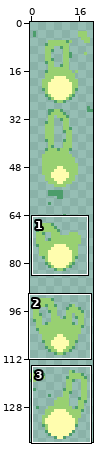
Sprite sheet -- NPCs/Bosses/INest/IEagle/AcidFlame.png. The first picture is a wide view before the edit; the outline marks the close-up.
Close-up. Before:
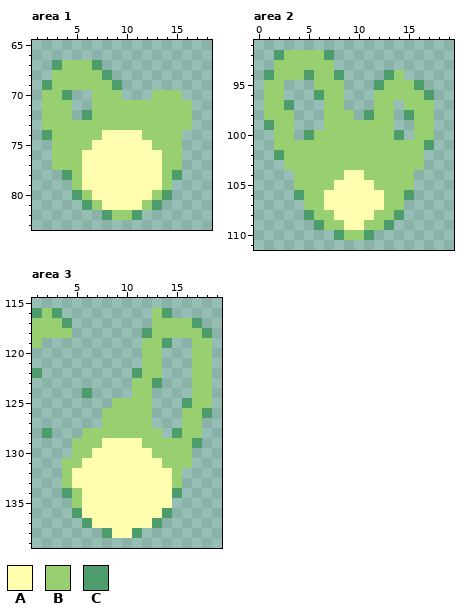
The file is 42x280 pixels, drawn in blocks of 2x2; one block is one cell here. Shown: area 1: x 1..18, y 65..83; area 2: x 0..19, y 91..111; area 3: x 1..19, y 115..139. The commit also changed other parts of the picture, which this record leaves out.
Palette (. is transparent): A #fffdae  B #98d071  C #4c9d6b
And afterwards:
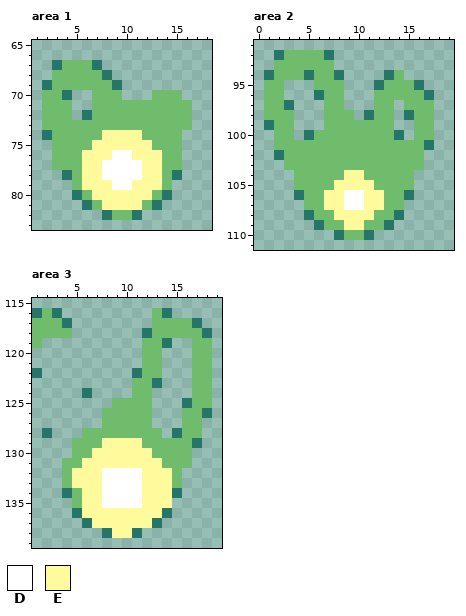
Colours new in this view: D #ffffff  E #fffb9d
From old to new:
@@ palette @@
-B #98d071
+B #70bc6d
-C #4c9d6b
+C #267569
--- area 1
@@ x 4..15 @@
 73 BBBBBBBBBBBB
-74 BBBBAAAABBBB
-75 BBBAAAAAABBB
-76 BBAAAAAAAABB
-77 BBAAAAAAAABB
-78 CBAAAAAAAABC
-79 .BAAAAAAAAB.
-80 .CBAAAAAABC.
-81 ..CBAAAABC..
+74 BBBBEEEEBBBB
+75 BBBEEEEEEBBB
+76 BBEEEDDEEEBB
+77 BBEEDDDDEEBB
+78 CBEEDDDDEEBC
+79 .BEEEDDEEEB.
+80 .CBEEEEEEBC.
+81 ..CBEEEEBC..
 82 ....CBBC....
--- area 2
@@ x 5..14 @@
 103 BBBBBBBBBB
-104 BBBBAABBBB
-105 BBBAAAABBB
-106 BBAAAAAABB
-107 BBAAAAAABB
-108 CBBAAAABBC
-109 .CBBAABBC.
+104 BBBBEEBBBB
+105 BBBEEEEBBB
+106 BBEEDDEEBB
+107 BBEEDDEEBB
+108 CBBEEEEBBC
+109 .CBBEEBBC.
 110 ...CBBC...
--- area 3
@@ x 1..19 @@
 128 .C...BBBBBBBB.CBB..
-129 ....BBBAAAABBBBBC..
-130 ....BBAAAAAABBBB...
-131 ...BBAAAAAAAABBB...
-132 ...BAAAAAAAAAAB....
-133 ...BAAAAAAAAAAB....
-134 ...CBAAAAAAAAAC....
-135 ....BAAAAAAAAA.....
-136 ....CAAAAAAAAC.....
-137 .....CAAAAAAC......
-138 .......CAAC........
+129 ....BBBEEEEBBBBBC..
+130 ....BBEEEEEEBBBB...
+131 ...BBEEEEEEEEBBB...
+132 ...BEEEDDDDEEEB....
+133 ...BEEEDDDDEEEB....
+134 ...CBEEDDDDEEEC....
+135 ....BEEDDDDEEE.....
+136 ....CEEEEEEEEC.....
+137 .....CEEEEEEC......
+138 .......CEEC........
 139 ...................
Changed places in both close-ups, as pixel boxes (x1, y1, x2, y2):
changed: (42, 60, 192, 220)
changed: (264, 50, 434, 240)
changed: (32, 308, 212, 538)
